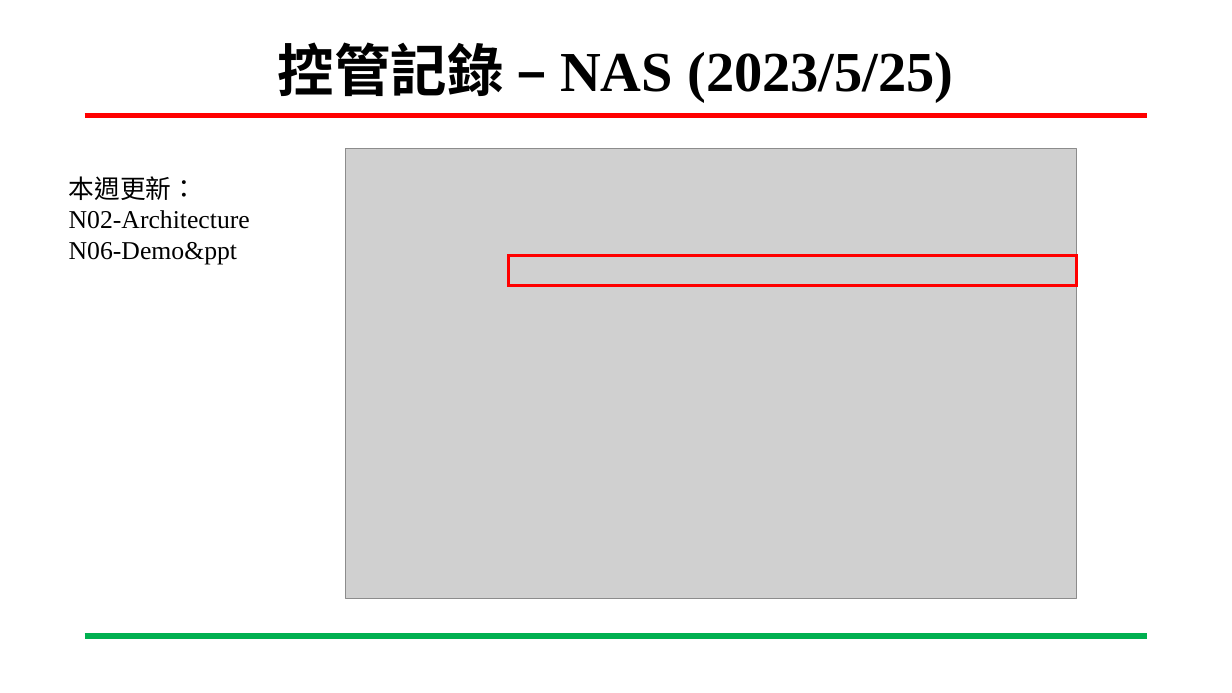
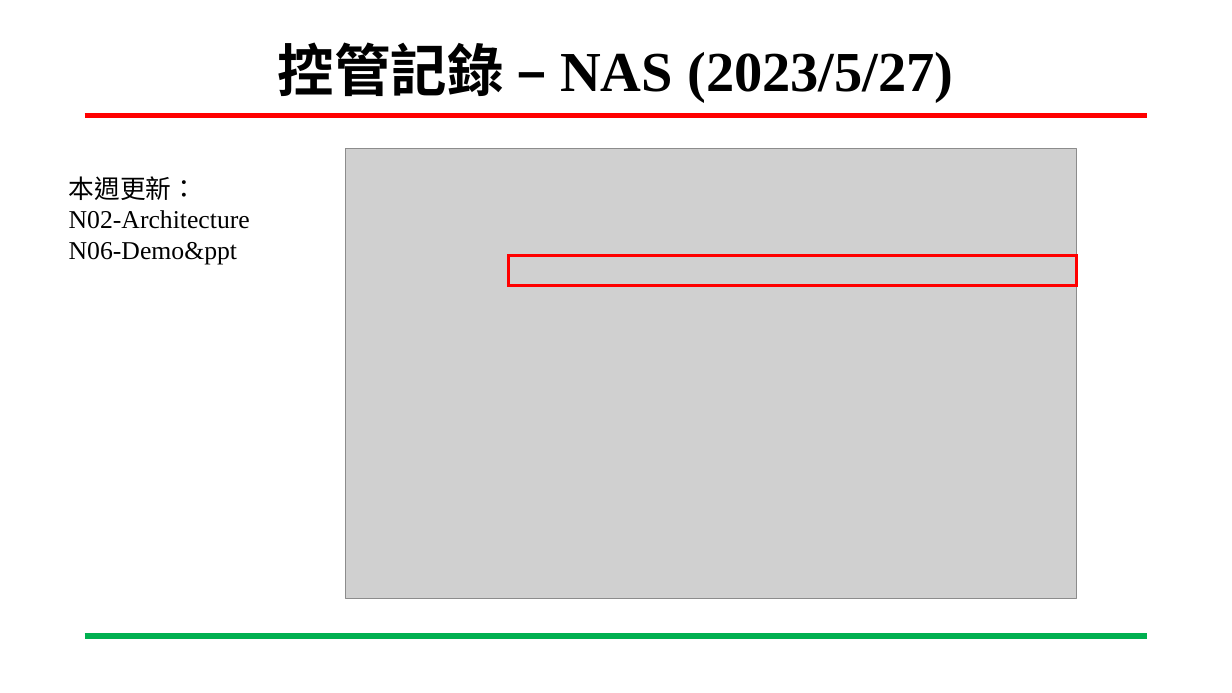
Before and after one commit to ing0331/FPGA, a slide deck: slide 2 of HW6_BRam_VGA/N06-Tutorial/專案進度報告-BRam_VGA-吳東穎-20230525.pptx. Drawn at 1232x693 pixels with LibreOffice and Linux fonts; fonts in the diff are those of the drawing; grey boxes stand for pictures; background and template pictures are left out. Boxes give left, top, right and bottom in pixels: in the first picture for what was removed or moved away, otherwise in the second. Text is boxed around its words. In the diff, an @@ line names an element or a change of style, - is before the commit and + after.

```diff
--- a/HW6_BRam_VGA/N06-Tutorial/專案進度報告-BRam_VGA-吳東穎-20230525.pptx
+++ b/HW6_BRam_VGA/N06-Tutorial/專案進度報告-BRam_VGA-吳東穎-20230525.pptx
@@ title at bbox=[278, 42, 953, 102]: text changed @@
-控管記錄 – NAS (2023/5/25)
+控管記錄 – NAS (2023/5/27)
```
Also in this commit, not shown: 2 other slides changed, 3 slides added, 8 other files.
